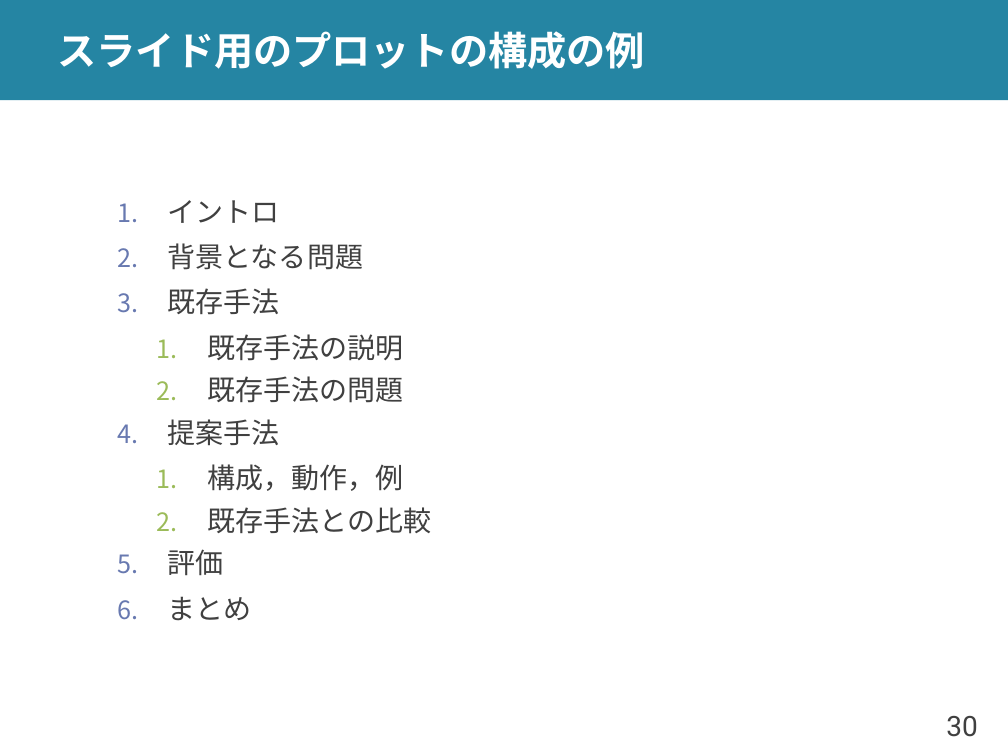
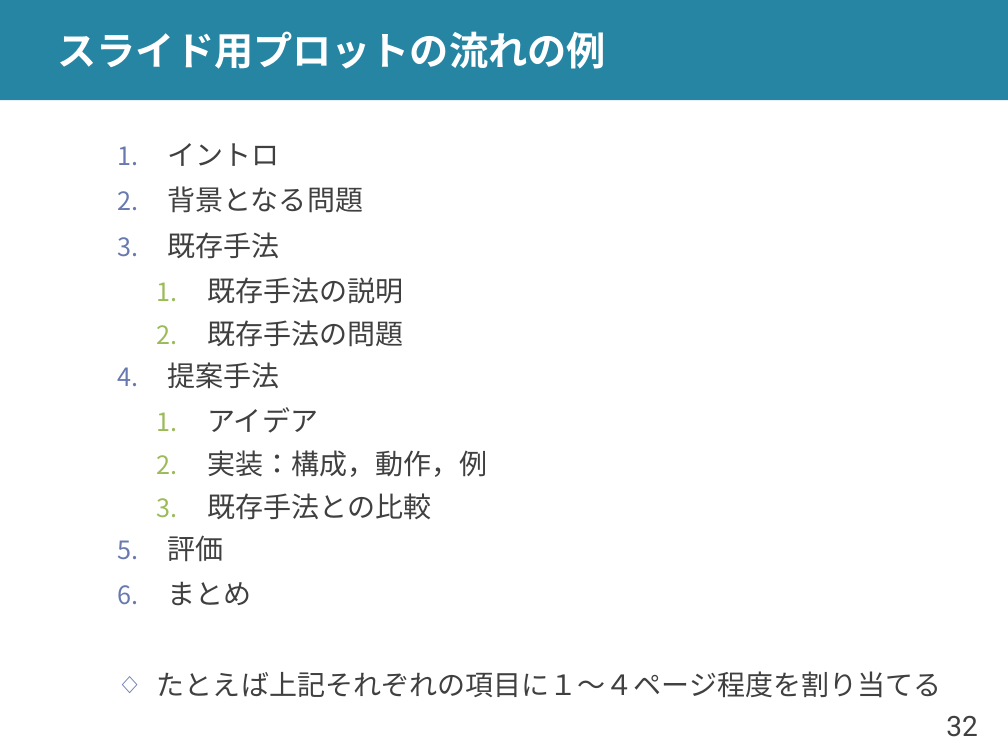
Before and after one commit to shioya-lab/how-to, a slide deck: slide 32 of plot.pptx (slide 30 before the commit). Drawn at 1008x756 pixels with LibreOffice and Linux fonts; fonts in the diff are those of the drawing. Boxes give left, top, right and bottom in pixels: in the first picture for what was removed or moved away, otherwise in the second. Text is boxed around its words. In the diff, an @@ line names an element or a change of style, - is before the commit and + after.

Commit message:
プロットを更新

```diff
--- a/plot.pptx
+++ b/plot.pptx
@@ title at (58,31,606,69): text changed @@
-スライド用のプロットの構成の例
+スライド用プロットの流れの例
@@ text "イントロ": place and size @@
-text "イントロ" at (168,200,431,621)
+text "イントロ" at (157,143,942,698)
@@ text at (207,407,487,477): text changed @@
-    1. 構成，動作，例
+    1. アイデア
+    2. 実装：構成，動作，例
@@ text at (157,671,942,698): paragraph added @@
+  ◇ たとえば上記それぞれの項目に１～４ページ程度を割り当てる
@@ page number at (946,716,977,737): text changed @@
-30
+32
```
Also in this commit, not shown: 14 other slides changed, 4 slides added, 1 other file.
